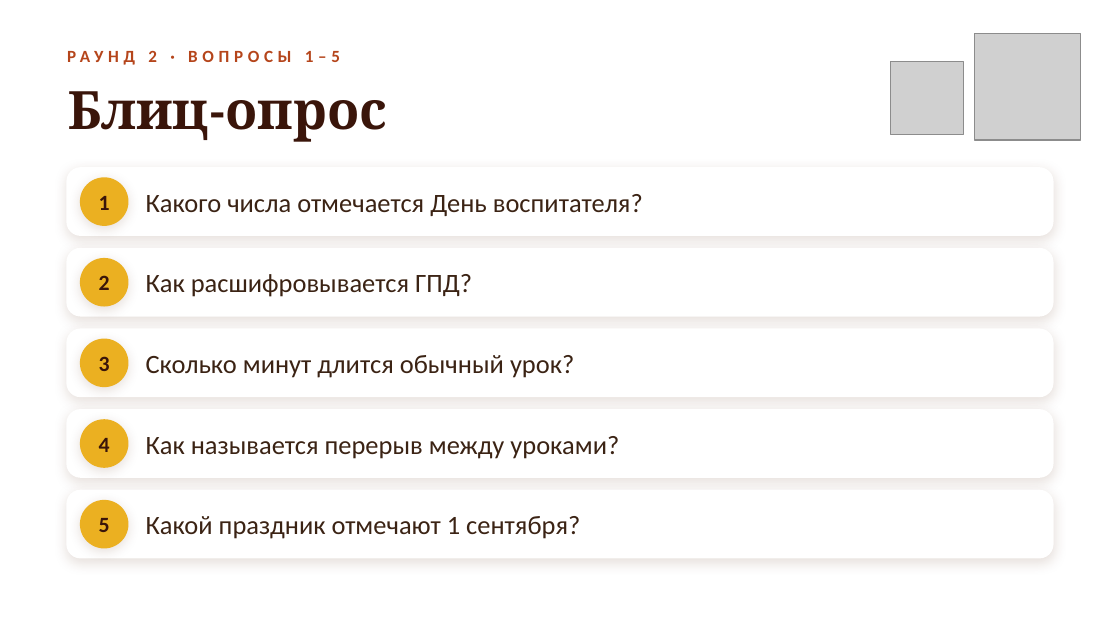
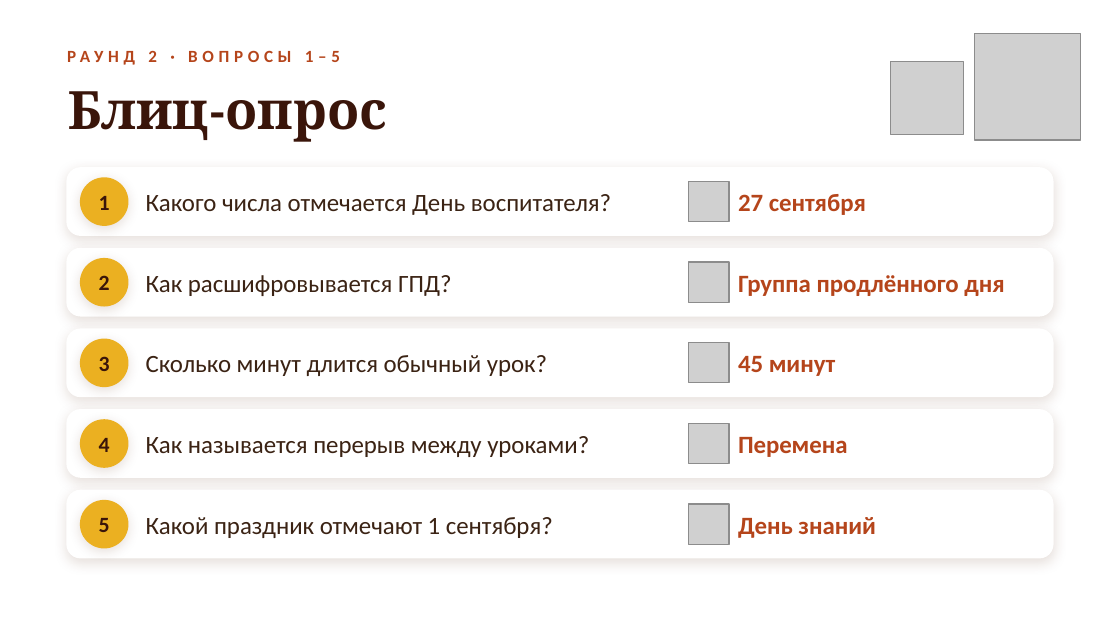
Before and after one commit to sl-himmelreich/heinrich-mario, a slide deck: slide 19 of День_воспитателя_конкурс.pptx. Drawn at 1120x630 pixels with LibreOffice and Linux fonts; fonts in the diff are those of the drawing; grey boxes stand for pictures; background and template pictures are left out. Boxes give left, top, right and bottom in pixels: in the first picture for what was removed or moved away, otherwise in the second. Text is boxed around its words. In the diff, an @@ line names an element or a change of style, - is before the commit and + after.

```diff
--- a/День_воспитателя_конкурс.pptx
+++ b/День_воспитателя_конкурс.pptx
@@ picture added at box(689, 181, 729, 222) @@
@@ text added at box(738, 194, 866, 215), 16 pt, text #B5451B, bold @@
+27 сентября
@@ picture added at box(689, 262, 729, 302) @@
@@ text added at box(738, 275, 1004, 296), 16 pt, text #B5451B, bold @@
+Группа продлённого дня
@@ picture added at box(689, 343, 729, 383) @@
@@ text added at box(738, 356, 835, 376), 16 pt, text #B5451B, bold @@
+45 минут
@@ picture added at box(689, 423, 729, 464) @@
@@ text added at box(738, 437, 848, 457), 16 pt, text #B5451B, bold @@
+Перемена
@@ size 17 to 16 pt in 5 elements at box(146, 194, 611, 215), box(146, 275, 452, 296), box(146, 355, 547, 376), box(146, 436, 589, 457), box(146, 517, 553, 538) @@
@@ picture added at box(689, 504, 729, 544) @@
@@ text added at box(738, 517, 876, 538), 16 pt, text #B5451B, bold @@
+День знаний
```
Also in this commit, not shown: 14 other slides changed, 2 slides added, 4 slides removed, 1 other file.
